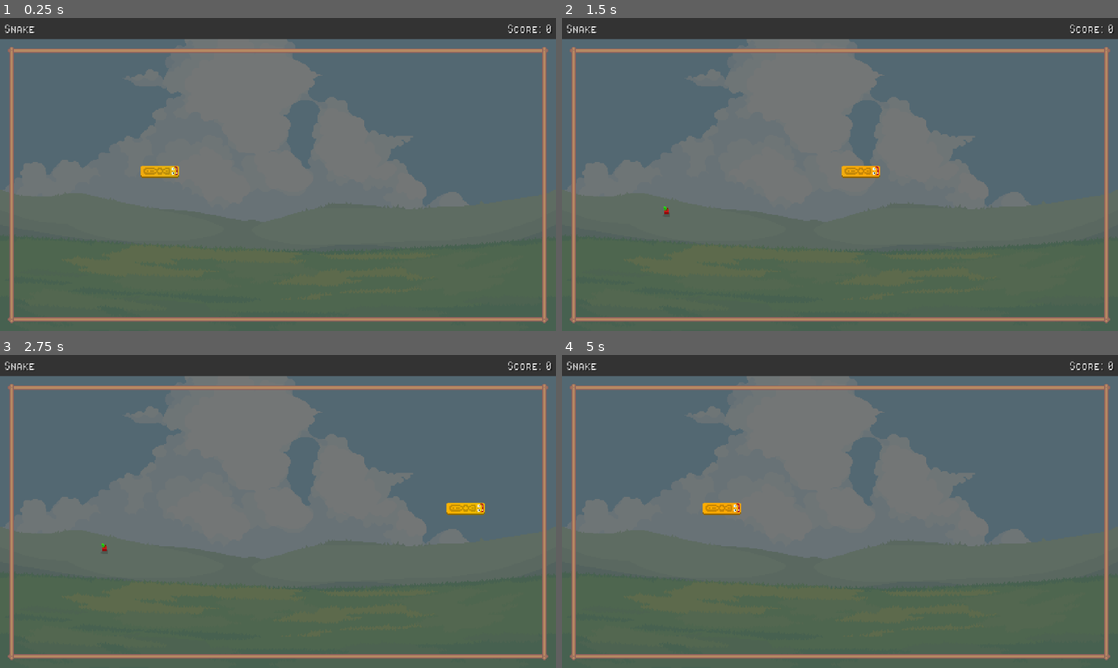
Above: before the commit, frames 1-4 (two rows, left to right).
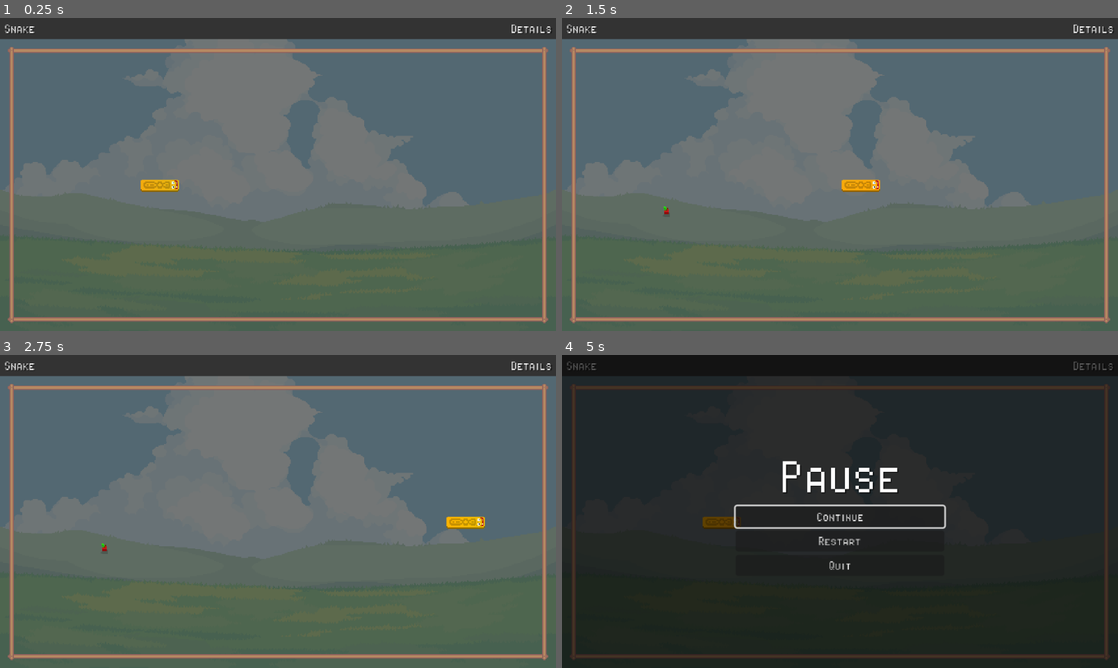
Above: after the commit, the same moments.

Repository: toupeira/ministry-of-fun
Game: Godot game, scene res://main.tscn
The game is run twice, just before and just after one commit, with the same random seed, the same clock (stepped at 60 frames per second) and the same inputs.
Inputs (mouse positions are in pixels of both pictures, inside the frame that each line leads up to):
- Up to frame 1 (0.25 s): no input
- Up to frame 2 (1.5 s): tap Enter at 0.5 s; move the mouse to (962, 158) at 0.52 s; hold Right (right) 0.53-1.25 s; hold Space (start, bound only before the commit) 0.53-1.25 s; click (962, 158) at 0.67 s; drag from (728, 190) to (812, 237) at 1.27 s
- Up to frame 3 (2.75 s): move the mouse to (333, 442) at 2.02 s; hold Right (right) from 2.03 s (still down); hold Space (start, bound only before the commit) from 2.03 s (still down); click (333, 442) at 2.17 s
- Up to frame 4 (5 s): release Right (right) at 2.75 s; release Space (start, bound only before the commit) at 2.75 s; drag from (812, 574) to (673, 464) at 2.77 s; click (840, 530) at 3.5 s, where only the run after the commit has a clickable "Restart"; tap Space (start, bound only before the commit) at 4.25 s; move the mouse to (1006, 558) at 4.27 s; hold Left (left) from 4.28 s (still down); hold Space (start, bound only before the commit) from 4.28 s (still down); click (1006, 558) at 4.42 s; tap Escape (start, bound only after the commit) at 4.9 s

The runs differ from the first frame. In frame 1, 0.7% of the frame differs, in the area x 25-100%, y 2-56%; in frame 2, 0.7%; in frame 3, 0.7%; in frame 4, 100%, in the area x 0-100%, y 0-100%.

Commit message:
feat(snake): add pause menu

Diff:
--- a/project.godot
+++ b/project.godot
@@ -69,13 +69,13 @@
 }
 start={
 "deadzone": 0.2,
-"events": [Object(InputEventKey,"resource_local_to_scene":fa …(140 unchanged characters)… d":false,"keycode":0,"physical_keycode":32,"key_label":0,"unicode":32,"location":0,"echo":false,"script":null)
+"events": [Object(InputEventKey,"resource_local_to_scene":fa …(140 unchanged characters)… d":false,"keycode":0,"physical_keycode":4194305,"key_label":0,"unicode":0,"location":0,"echo":false,"script":null)
 , Object(InputEventJoypadButton,"resource_local_to_scene":false,"resource_name":"","device":-1,"button_index":6,"pressure":0.0,"pressed":false,"script":null)
 ]
 }
 select={
 "deadzone": 0.2,
-"events": [Object(InputEventKey,"resource_local_to_scene":fa …(146 unchanged characters)… se,"keycode":0,"physical_keycode":4194305,"key_label":0,"unicode":0,"location":0,"echo":false,"script":null)
+"events": [Object(InputEventKey,"resource_local_to_scene":fa …(146 unchanged characters)… se,"keycode":0,"physical_keycode":4194306,"key_label":0,"unicode":0,"location":0,"echo":false,"script":null)
 , Object(InputEventJoypadButton,"resource_local_to_scene":false,"resource_name":"","device":-1,"button_index":4,"pressure":0.0,"pressed":false,"script":null)
 ]
 }
--- a/shared/hud.gd
+++ b/shared/hud.gd
@@ -3,7 +3,7 @@
 
 @onready var title: Label = %Title
 @onready var details: Label = %Details
-@onready var game_over_panel: Control = %GameOver
+@onready var menu: Menu = %Menu
 @onready var debug_label: Label = %DebugLabel
 
 var score := 0
@@ -17,7 +17,9 @@
   Input.set_mouse_mode(Input.MOUSE_MODE_HIDDEN)
 
 func _input(event: InputEvent) -> void:
-  if event.is_action_pressed('fullscreen'):
+  if event.is_action_pressed('start'):
+    menu.toggle(is_game_over)
+  elif event.is_action_pressed('fullscreen'):
     var window := get_window()
     if window.mode == Window.MODE_WINDOWED:
       window.mode = Window.MODE_EXCLUSIVE_FULLSCREEN
@@ -67,19 +69,11 @@
 
 func game_over() -> void:
   is_game_over = true
-
-  game_over_panel.modulate.a = 0.0
-  game_over_panel.visible = true
-  var tween := game_over_panel.create_tween()
-  tween.tween_property(game_over_panel, 'modulate:a', 1, 0.2)
+  menu.toggle(is_game_over)
 
 func reset() -> void:
   score = 0
   is_game_over = false
-
-  var tween := game_over_panel.create_tween()
-  tween.tween_property(game_over_panel, 'modulate:a', 0, 0.2)
-  tween.tween_callback(func() -> void: game_over_panel.visible = false)
 
 func log(message: String) -> void:
   debug_messages.append(message)
--- a/shared/hud.tscn
+++ b/shared/hud.tscn
@@ -2,9 +2,10 @@
 
 [ext_resource type="Script" uid="uid://dqn2wybx7aqe0" path="res://shared/hud.gd" id="1_8g6yn"]
 [ext_resource type="LabelSettings" uid="uid://bbgfcua1x7bvb" path="res://shared/label_setting.tres" id="2_qha2f"]
-[ext_resource type="FontFile" uid="uid://bctx5dh0l20cm" path="res://assets/fonts/PixelOperatorSC-Bold.ttf" id="3_qha2f"]
+[ext_resource type="PackedScene" uid="uid://n27wsxb53vwt" path="res://shared/menu.tscn" id="4_xl8re"]
 
 [node name="Hud" type="CanvasLayer" unique_id=1801158998]
+process_mode = 3
 script = ExtResource("1_8g6yn")
 
 [node name="Background" type="ColorRect" parent="." unique_id=1054144432]
@@ -39,41 +40,9 @@
 horizontal_alignment = 2
 vertical_alignment = 1
 
-[node name="GameOver" type="Control" parent="." unique_id=1579766011]
+[node name="Menu" parent="." unique_id=333609727 instance=ExtResource("4_xl8re")]
 unique_name_in_owner = true
 visible = false
-y_sort_enabled = true
-layout_mode = 3
-anchors_preset = 15
-anchor_right = 1.0
-anchor_bottom = 1.0
-grow_horizontal = 2
-grow_vertical = 2
-
-[node name="ColorRect" type="ColorRect" parent="GameOver" unique_id=429369970]
-layout_mode = 1
-anchors_preset = 15
-anchor_right = 1.0
-anchor_bottom = 1.0
-grow_horizontal = 2
-grow_vertical = 2
-color = Color(2.2090561, 0, 0, 0.30200002)
-
-[node name="Label" type="RichTextLabel" parent="GameOver" unique_id=1948054591]
-layout_mode = 1
-anchors_preset = 15
-anchor_right = 1.0
-anchor_bottom = 1.0
-grow_horizontal = 2
-grow_vertical = 2
-size_flags_horizontal = 4
-theme_override_colors/font_shadow_color = Color(0, 0, 0, 0.5)
-theme_override_fonts/normal_font = ExtResource("3_qha2f")
-bbcode_enabled = true
-text = "[font_size=64]Game Over[/font_size]
-Press Space to start a new game"
-horizontal_alignment = 1
-vertical_alignment = 1
 
 [node name="DebugLabel" type="Label" parent="." unique_id=228165109]
 unique_name_in_owner = true
--- /dev/null
+++ b/shared/menu.gd
@@ -0,0 +1,31 @@
+class_name Menu
+extends Control
+
+@onready var shadow: Control = %Shadow
+@onready var title: Label = %MenuTitle
+@onready var button_continue: Button = %ButtonContinue
+
+func toggle(is_game_over: bool) -> void:
+  if is_game_over and visible:
+    return
+
+  visible = !visible
+  get_tree().paused = visible and !is_game_over
+
+  if visible:
+    title.text = 'Game Over' if is_game_over else 'Pause'
+    button_continue.visible = !is_game_over
+    find_next_valid_focus().grab_focus()
+    Input.set_mouse_mode(Input.MOUSE_MODE_VISIBLE)
+  else:
+    Input.set_mouse_mode(Input.MOUSE_MODE_HIDDEN)
+
+func _on_button_continue_pressed() -> void:
+  toggle(false)
+
+func _on_button_restart_pressed() -> void:
+  toggle(false)
+  get_tree().reload_current_scene()
+
+func _on_button_quit_pressed() -> void:
+  get_tree().quit()
--- /dev/null
+++ b/shared/menu.tscn
@@ -0,0 +1,69 @@
+[gd_scene format=3 uid="uid://n27wsxb53vwt"]
+
+[ext_resource type="Script" uid="uid://03ye58l20may" path="res://shared/menu.gd" id="1_bnm03"]
+
+[node name="Menu" type="Control" unique_id=1376153048]
+layout_mode = 3
+anchors_preset = 8
+anchor_left = 0.5
+anchor_top = 0.5
+anchor_right = 0.5
+anchor_bottom = 0.5
+offset_left = -320.0
+offset_top = -180.0
+offset_right = 320.0
+offset_bottom = 180.0
+grow_horizontal = 2
+grow_vertical = 2
+script = ExtResource("1_bnm03")
+
+[node name="Shadow" type="ColorRect" parent="." unique_id=172415674]
+unique_name_in_owner = true
+layout_mode = 1
+anchors_preset = 15
+anchor_right = 1.0
+anchor_bottom = 1.0
+grow_horizontal = 2
+grow_vertical = 2
+color = Color(0, 0, 0, 0.627451)
+
+[node name="VBoxContainer" type="VBoxContainer" parent="." unique_id=2019473277]
+layout_mode = 1
+anchors_preset = 8
+anchor_left = 0.5
+anchor_top = 0.5
+anchor_right = 0.5
+anchor_bottom = 0.5
+offset_left = -120.0
+offset_top = -90.0
+offset_right = 120.0
+offset_bottom = 90.0
+grow_horizontal = 2
+grow_vertical = 2
+alignment = 1
+
+[node name="MenuTitle" type="Label" parent="VBoxContainer" unique_id=551802953]
+unique_name_in_owner = true
+layout_mode = 2
+theme_override_colors/font_shadow_color = Color(0, 0, 0, 0.5)
+theme_override_font_sizes/font_size = 64
+text = "Pause"
+horizontal_alignment = 1
+vertical_alignment = 1
+
+[node name="ButtonContinue" type="Button" parent="VBoxContainer" unique_id=1504375796]
+unique_name_in_owner = true
+layout_mode = 2
+text = "Continue"
+
+[node name="ButtonRestart" type="Button" parent="VBoxContainer" unique_id=1103494635]
+layout_mode = 2
+text = "Restart"
+
+[node name="ButtonQuit" type="Button" parent="VBoxContainer" unique_id=415010441]
+layout_mode = 2
+text = "Quit"
+
+[connection signal="pressed" from="VBoxContainer/ButtonContinue" to="." method="_on_button_continue_pressed"]
+[connection signal="pressed" from="VBoxContainer/ButtonRestart" to="." method="_on_button_restart_pressed"]
+[connection signal="pressed" from="VBoxContainer/ButtonQuit" to="." method="_on_button_quit_pressed"]
--- a/snake/snake.gd
+++ b/snake/snake.gd
@@ -21,7 +21,6 @@
 const FOOD_MAX := 10
 
 var ticks := 0
-var pos_start := Vector2i(12, 9)
 var segments: Array[Vector2i] = []
 var snake_variant := Vector2i.ZERO
 var eating := false
@@ -127,8 +126,6 @@
     hud.log('preferring Yellow food')
     return
   elif hud.is_game_over:
-    if event.is_action_pressed('start'):
-      start_game()
     return
 
   if event.is_action_pressed('up') and directions.current != Vector2i.DOWN:
@@ -150,7 +147,6 @@
   timer.wait_time = 1.0 / speed
 
 func start_game() -> void:
-  hud.set_score(0)
   hud.reset()
 
   directions.current = Vector2i.RIGHT
@@ -168,8 +164,10 @@
 
   (snake.material as ShaderMaterial).set_shader_parameter('intensity', 0)
 
+  var rect := walls.get_used_rect()
+  var start = Vector2i(rect.size.x * 0.3, rect.size.y * 0.5)
   for i in range(SNAKE_SIZE):
-    segments.append(pos_start - i * directions.current)
+    segments.append(start - i * directions.current)
 
   render_snake()
 
Not shown, added: shared/menu.gd.uid
